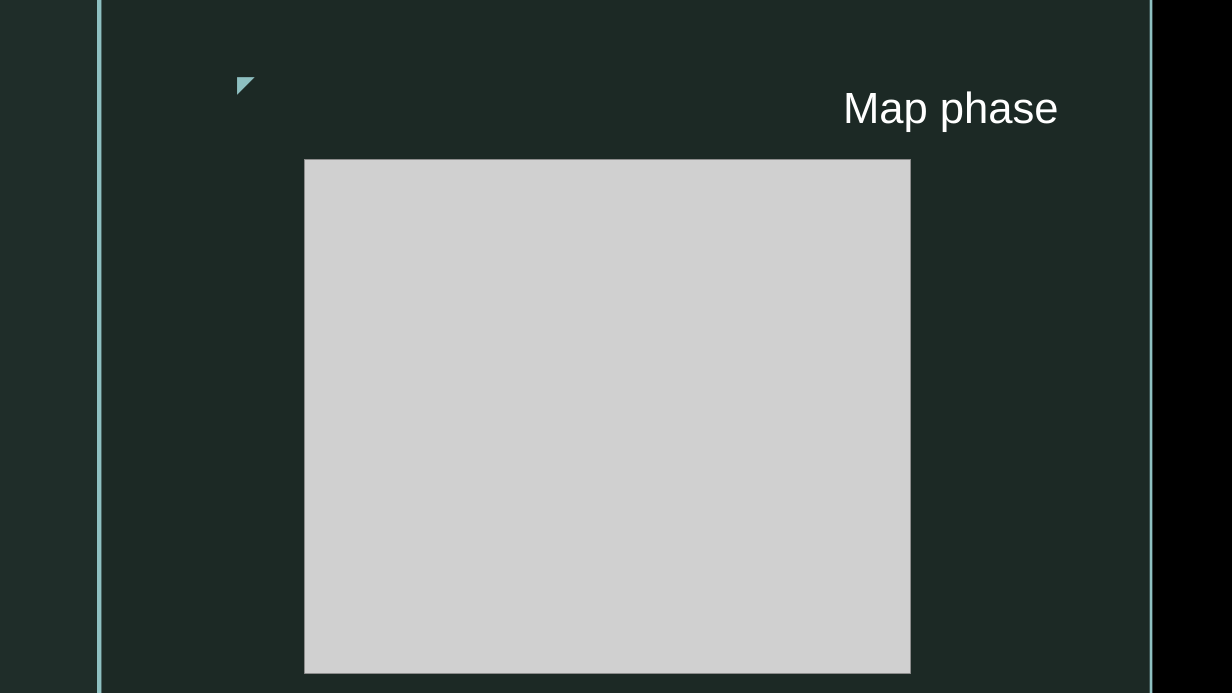
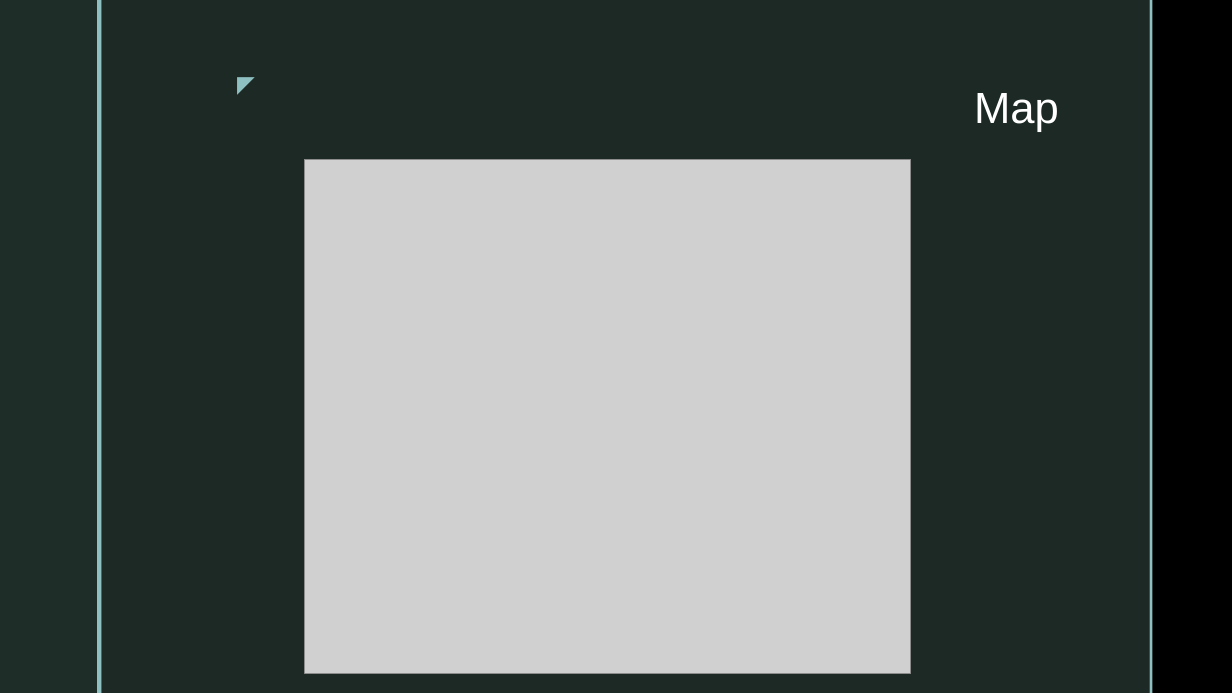
Before and after one commit to VictorInacio/curso-clojure-mybank, a slide deck: slide 29 of doc/NUBOOT-MOD3-PROG-TEC-CLJ.pptx. Drawn at 1232x693 pixels with LibreOffice and Linux fonts; fonts in the diff are those of the drawing; grey boxes stand for pictures; background and template pictures are left out. Boxes give left, top, right and bottom in pixels: in the first picture for what was removed or moved away, otherwise in the second. Text is boxed around its words. In the diff, an @@ line names an element or a change of style, - is before the commit and + after.

```diff
--- a/doc/NUBOOT-MOD3-PROG-TEC-CLJ.pptx
+++ b/doc/NUBOOT-MOD3-PROG-TEC-CLJ.pptx
@@ title at [974, 93, 1059, 132]: text changed @@
-Map phase
+Map
```
Also in this commit, not shown: 1 other slide changed, 8 other files.
